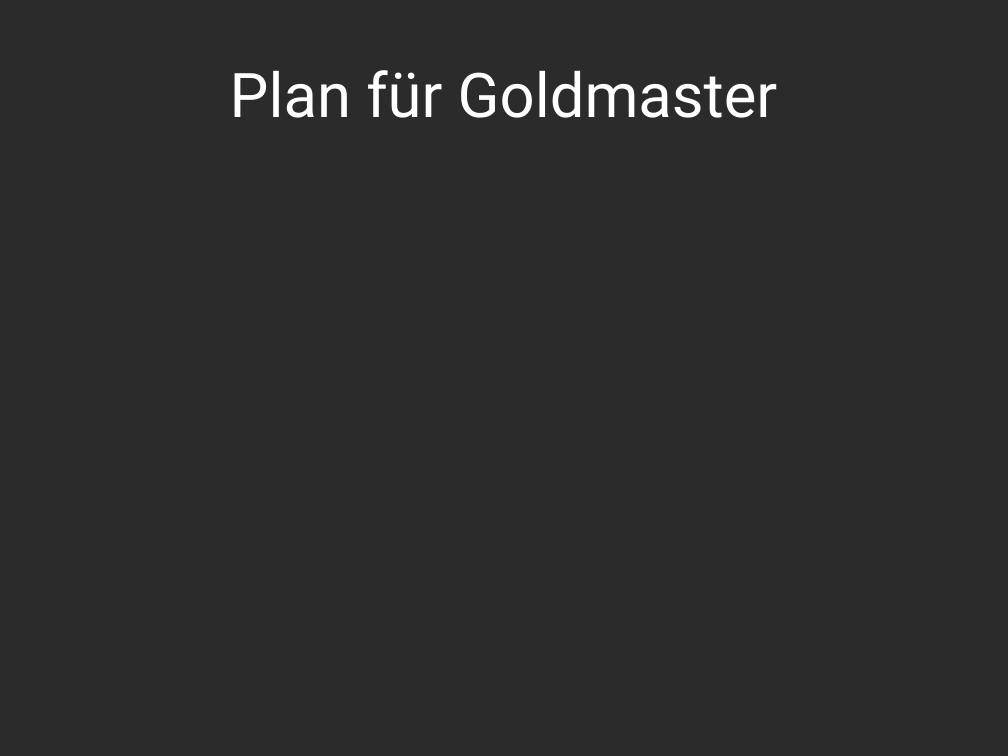
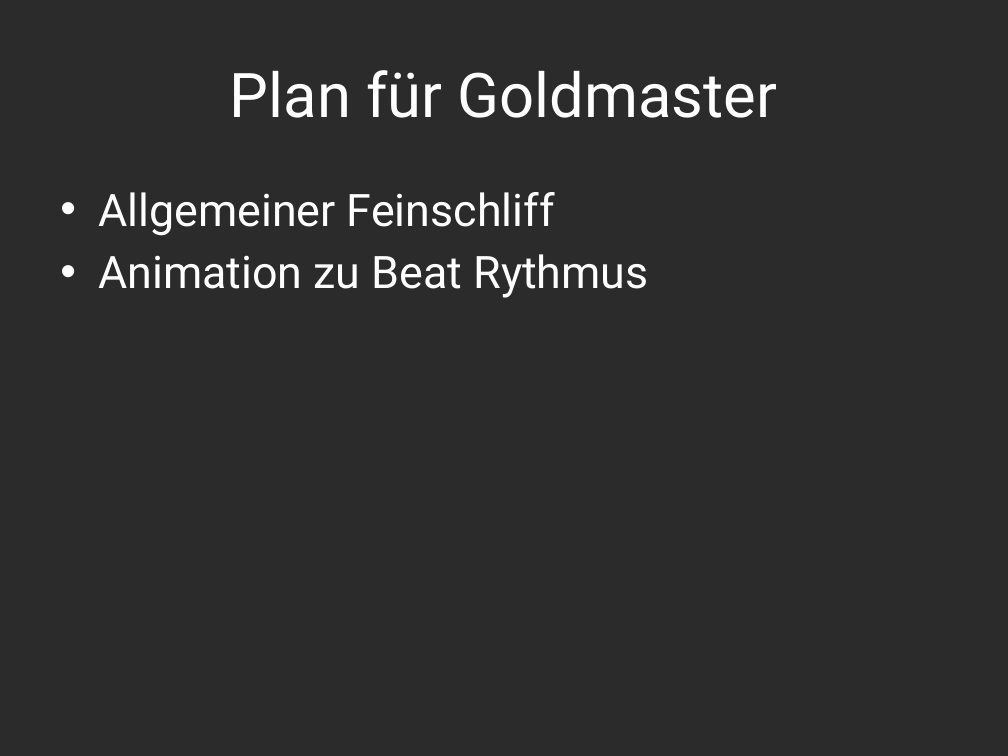
Before and after one commit to Assertores/HammerMan, a slide deck: slide 13 of Documentation/PowerPoint/HammerjaegerGate02.pptx. Drawn at 1008x756 pixels with LibreOffice and Linux fonts; fonts in the diff are those of the drawing; background and template pictures are left out; a plain dark background stands for a picture behind light text. Boxes give left, top, right and bottom in pixels: in the first picture for what was removed or moved away, otherwise in the second. Text is boxed around its words. In the diff, an @@ line names an element or a change of style, - is before the commit and + after.

Commit message:
Continued PPPgate02

```diff
--- a/Documentation/PowerPoint/HammerjaegerGate02.pptx
+++ b/Documentation/PowerPoint/HammerjaegerGate02.pptx
@@ text added at [98,192,649,298], 32 pt, text #FFFFFF @@
+• Allgemeiner Feinschliff
+• Animation zu Beat Rythmus
```
